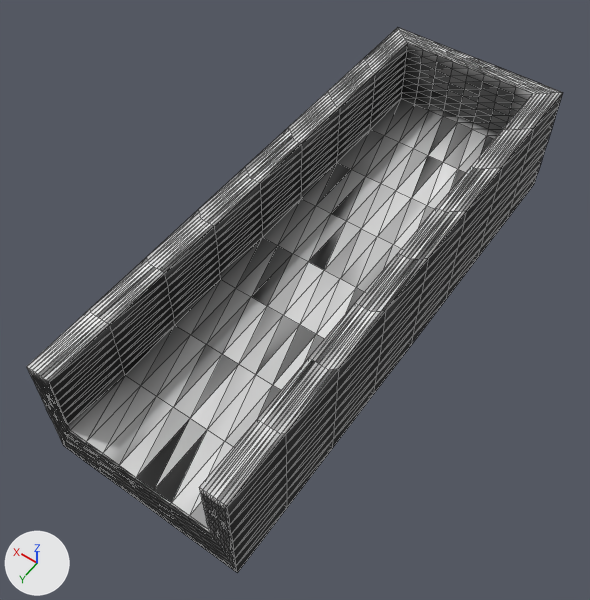
Renders of the glTF model resources/shape-8.glb from each side of a commit.
The view is the same before and after, from a camera (50 mm lens) standing at (-0.346, 0.707, 0.796) and looking at (0.011, 0.208, 0.012). The axes (+X, +Y, +Z) are drawn at lower left. The lights are the same throughout. Mesh edges are drawn as thin lines. Vertices at the same position are counted once.

Names of what the first picture shows: 'defaultobject'.
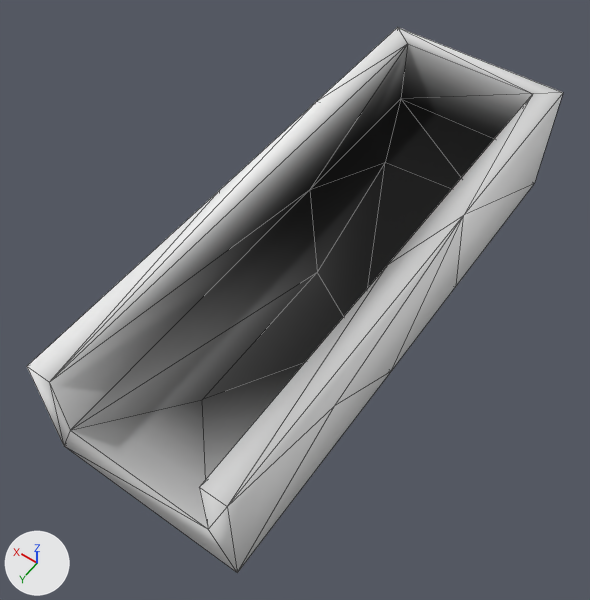
Location of each change, (x1, y1, x2, y2) in pixels of the pictures (590 x 600 px):
part 1 of me_defaultobject, cut back: (27, 27, 563, 573) in both

Diff of the bpy script that builds the scene:
```diff
--- a/resources/shape-8.glb.py
+++ b/resources/shape-8.glb.py
@@ me_defaultobject @@
 # used by ob_defaultobject; location = (0.0, 0.0, 0.0)
-me_defaultobject.from_pydata(...)  # 898 vertices, 1792 faces; spans x -0.125..0.125, y -0.2..0.5, z -0.038..0.125
+me_defaultobject.from_pydata(...)  # 34 vertices, 64 faces; spans x -0.125..0.125, y -0.2..0.5, z -0.038..0.125
+# me_defaultobject part 1: 882 vertices removed from x -0.125..0.125, y -0.2..0.5, z -0.038..0.125; 18 vertices added at x -0.125..0.125, y -0.075..0.39, z -0.038..0.125
+# me_defaultobject part 2: the surface is now shaded smooth
 me_defaultobject.materials.append(mat_material_0_material)
```
